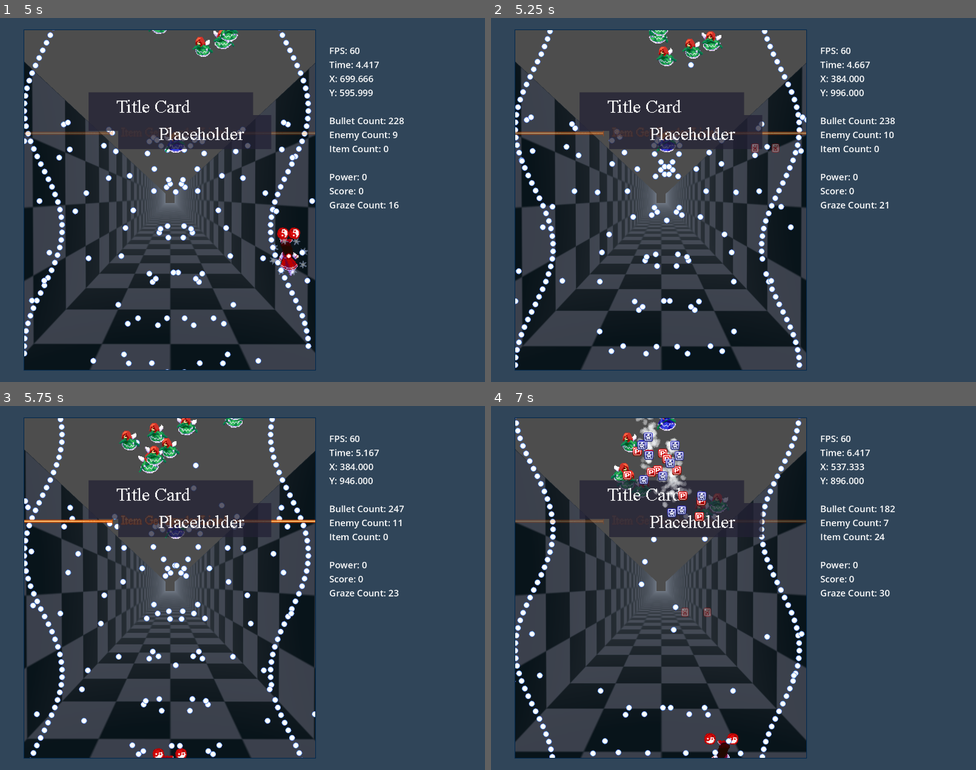
Above: before the commit, frames 1-4 (two rows, left to right).
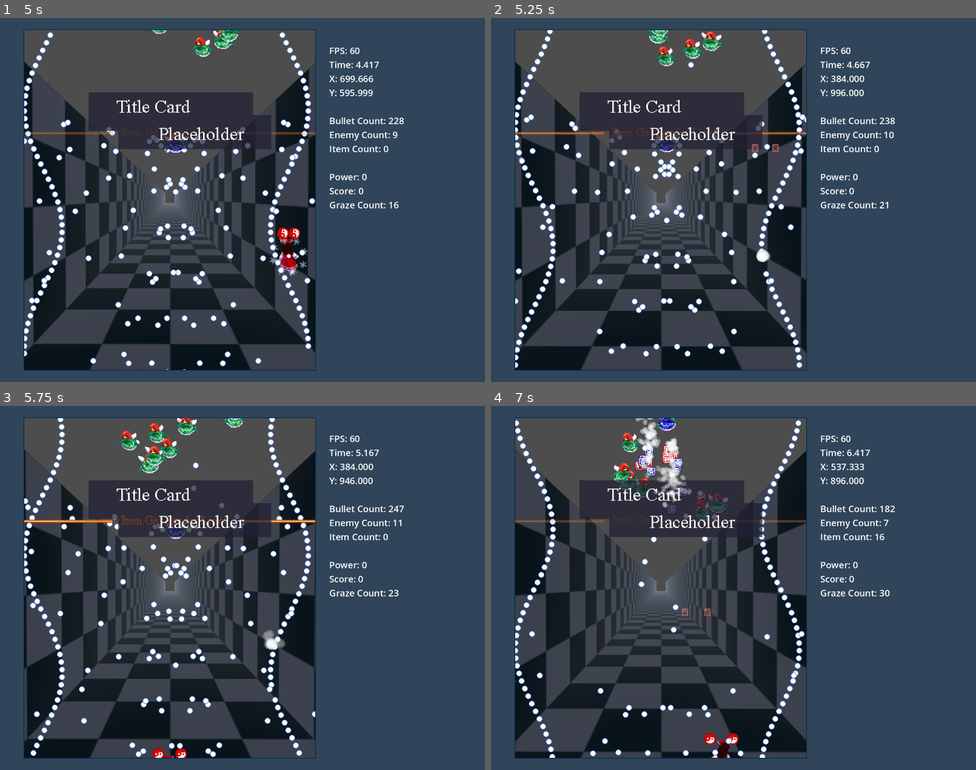
Above: after the commit, the same moments.

Repository: StahlReyn/th-bullet-test
Game: Godot game, scene res://scripts/menu/menu.tscn
The game is run twice, just before and just after one commit, with the same random seed, the same clock (stepped at 60 frames per second) and the same inputs.
Inputs:
- Up to frame 1 (5 s): click "START" at 0.5 s; hold Right (move_right) 1.28-2.03 s; hold Z (shoot) 1.28-2.03 s; hold Down (move_down) 2.03-2.78 s; tap Shift (focus) at 2.1 s; tap Z (shoot) at 2.3, 3.6, 4.55 s; hold Right (move_right) 2.78-3.53 s; hold Z (shoot) 2.78-3.53 s; hold Up (move_up) 3.53-4.28 s; hold Left (move_left) from 4.28 s (still down); hold Shift (focus) from 4.28 s (still down)
- Up to frame 2 (5.25 s): keep holding Left (move_left); release Shift (focus) at 5.03 s; tap Z (shoot) at 5.1 s
- Up to frame 3 (5.75 s): keep holding Left (move_left)
- Up to frame 4 (7 s): release Left (move_left) at 5.78 s; hold Down (move_down) 5.78-6.53 s; hold Z (shoot) 5.78-6.53 s; hold Right (move_right) from 6.53 s (still down); tap Shift (focus) at 6.6 s; tap Z (shoot) at 6.8 s

Frame 1 is identical in both runs. In frame 2, less than 0.1% of the frame differs, in the area x 54-58%, y 63-68%; in frame 3, 0.1%; in frame 4, 1.1%, in the area x 27-82%, y 7-37%.

Commit message:
player death effect, sound manager

Diff:
--- /dev/null
+++ b/data/after_effects/player_death.tscn
@@ -0,0 +1,41 @@
+[gd_scene load_steps=8 format=3 uid="uid://d2eem28mf01vm"]
+
+[ext_resource type="Script" path="res://scripts/gameplay/after_effect.gd" id="1_6eyuy"]
+[ext_resource type="AudioStream" uid="uid://dq30caahnggrl" path="res://assets/audio/sfx/pichuun_processed.wav" id="2_p1sa7"]
+[ext_resource type="Texture2D" uid="uid://buv34dxrcb2do" path="res://assets/img/effects/cloud_small.png" id="3_sxxnm"]
+[ext_resource type="Script" path="res://scripts/sprite_effects/particle_oneshot.gd" id="4_tuyee"]
+
+[sub_resource type="Curve" id="Curve_y6q7d"]
+_data = [Vector2(0, 1), 0.0, 0.0, 0, 0, Vector2(0.839607, 0.486889), 0.0, 0.0, 0, 0, Vector2(1, 0), -3.03561, 0.0, 0, 0]
+point_count = 3
+
+[sub_resource type="CurveTexture" id="CurveTexture_xi8jg"]
+curve = SubResource("Curve_y6q7d")
+
+[sub_resource type="ParticleProcessMaterial" id="ParticleProcessMaterial_c3gkl"]
+lifetime_randomness = 0.5
+particle_flag_disable_z = true
+angle_min = 1.07288e-05
+angle_max = 360.0
+spread = 180.0
+initial_velocity_max = 104.9
+gravity = Vector3(0, 0, 0)
+damping_min = 70.0
+damping_max = 70.0
+scale_min = 2.0
+scale_max = 2.0
+alpha_curve = SubResource("CurveTexture_xi8jg")
+
+[node name="BulletHitBasic" type="Node2D" node_paths=PackedStringArray("audio_start")]
+script = ExtResource("1_6eyuy")
+audio_start = NodePath("BulletHit")
+
+[node name="BulletHit" type="AudioStreamPlayer2D" parent="."]
+stream = ExtResource("2_p1sa7")
+volume_db = -4.826
+
+[node name="GPUParticles2D" type="GPUParticles2D" parent="."]
+amount = 100
+process_material = SubResource("ParticleProcessMaterial_c3gkl")
+texture = ExtResource("3_sxxnm")
+script = ExtResource("4_tuyee")
--- a/data/character/player.tscn
+++ b/data/character/player.tscn
@@ -1,7 +1,8 @@
-[gd_scene load_steps=23 format=3 uid="uid://dopo8g5mkyblm"]
+[gd_scene load_steps=24 format=3 uid="uid://dopo8g5mkyblm"]
 
 [ext_resource type="Script" path="res://scripts/gameplay/player.gd" id="1_wuaqp"]
 [ext_resource type="Texture2D" uid="uid://cqmf5jdt1g1o4" path="res://assets/img/character/reimu.png" id="2_k7rwp"]
+[ext_resource type="PackedScene" uid="uid://d2eem28mf01vm" path="res://data/after_effects/player_death.tscn" id="2_xmw86"]
 [ext_resource type="AudioStream" uid="uid://dq30caahnggrl" path="res://assets/audio/sfx/pichuun_processed.wav" id="3_jd03f"]
 [ext_resource type="Script" path="res://data/character/sprite_player.gd" id="3_osp8b"]
 [ext_resource type="Texture2D" uid="uid://dqdl2bwkkx363" path="res://assets/img/character/focus_dot.png" id="4_frfr6"]
@@ -106,6 +107,7 @@
 audio_item = NodePath("AudioItem")
 main_sprite = NodePath("AnimatedSprite2D")
 main_collision = NodePath("CollisionShape2D")
+death_effect_scene = ExtResource("2_xmw86")
 
 [node name="AnimatedSprite2D" type="AnimatedSprite2D" parent="."]
 scale = Vector2(2, 2)
--- a/data/enemies/enemy_lesser_fairy.tscn
+++ b/data/enemies/enemy_lesser_fairy.tscn
@@ -12,8 +12,8 @@
 collision_layer = 0
 collision_mask = 8
 script = ExtResource("1_5bg83")
-drop_power = 3
-drop_point = 3
+drop_power = 2
+drop_point = 2
 main_sprite = NodePath("SpriteFairy")
 main_collision = NodePath("CollisionShape2D")
 mhp = 3
--- a/data/movement/movement_test_2.gd
+++ b/data/movement/movement_test_2.gd
@@ -1,6 +1,7 @@
 extends MovementScript
 
 @onready var bullet_circle : PackedScene = preload("res://data/bullets/bullet_test.tscn")
+@onready var audio_shoot : AudioStream = preload("res://assets/audio/sfx/hit_noise_fade.wav")
 
 var player : Player
 var cd_shoot : float
@@ -25,6 +26,7 @@
 			var bullet = spawn_bullet(bullet_circle, parent.position)
 			bullet.velocity = direction * 300
 			i += 1
+		AudioManager.play_audio(audio_shoot)
 		cd_shoot += 2.0
 
 # bullet.global_position.direction_to(player.global_position)
--- a/data/movement/movement_test_3.gd
+++ b/data/movement/movement_test_3.gd
@@ -18,13 +18,16 @@
 	player = GameUtils.get_player()
 	call_deferred("setup_enemy")
 
-func set_hp(value : int):
+func set_stat():
 	if parent is Enemy:
-		parent.mhp = value
+		parent.mhp = 80
 		parent.reset_hp()
+		parent.drop_power = 10
+		parent.drop_point = 15
+		parent.drop_power_big = 1
 
 func setup_enemy():
-	set_hp(100)
+	set_stat()
 	audio_node = AudioStreamPlayer2D.new()
 	audio_node.set_stream(audio_shoot)
 	parent.add_child(audio_node)
--- a/project.godot
+++ b/project.godot
@@ -21,6 +21,7 @@
 SceneHandler="*res://scripts/globals/scene_handler.gd"
 GameVariables="*res://scripts/globals/game_variables.gd"
 MathUtils="*res://scripts/globals/math_utils.gd"
+AudioManager="*res://scripts/globals/audio_manager.gd"
 
 [display]
 
--- a/scripts/gameplay/player.gd
+++ b/scripts/gameplay/player.gd
@@ -61,6 +61,7 @@
 		match state:
 			State.DEAD_DELAY: # When finish switch to spawn
 				switch_state(State.SPAWNING, 0.4)
+				is_dead = false
 			State.SPAWNING:
 				switch_state(State.GRACE, 3.0)
 			State.GRACE:
@@ -84,6 +85,7 @@
 		check_death()
 
 func do_death():
+	super()
 	GameVariables.lose_lives()
 	check_game_over()
 	do_spawn_movement()
--- /dev/null
+++ b/scripts/globals/audio_manager.gd
@@ -0,0 +1,8 @@
+extends AudioStreamPlayer
+
+func play_audio(sound: AudioStream) -> void:
+	set_stream(sound)
+	play()
+	#audio_node = AudioStreamPlayer2D.new()
+	#audio_node.set_stream(audio_shoot)
+	#parent.add_child(audio_node)
--- a/scripts/items/item.tscn
+++ b/scripts/items/item.tscn
@@ -4,6 +4,7 @@
 [ext_resource type="Script" path="res://scripts/items/item.gd" id="1_fagwi"]
 
 [node name="ItemPoint" type="AnimatedSprite2D" groups=["item"]]
+z_index = -5
 scale = Vector2(2, 2)
 sprite_frames = ExtResource("1_3tgvo")
 animation = &"power"
